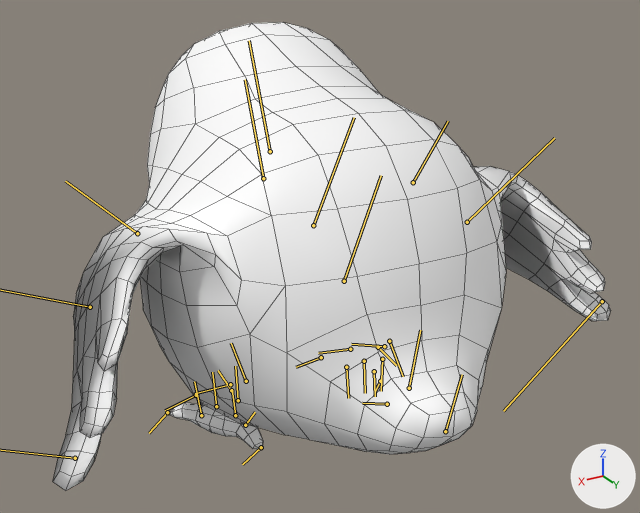
Renders of the FBX model UOP1_Project/Assets/Art/Characters/PhoenixChick/Animation/PhoenixChick_Idle.fbx from each side of a commit.
The view is the same before and after, from a camera (50 mm lens) standing at (0.204, 0.34, 0.266) and looking at (0.002, 0.002, 0.097). Lighting does not change. The marker at lower right points along +X, +Y and +Z. Both versions are drawn at frame 346 of the action 'Idle|BaseLayer'; the numbers are the values there. The bones that bend it are drawn over the model as lines. Mesh edges are drawn as thin lines.

Names of what the first picture shows: 'phoenix_chick_LOW'.
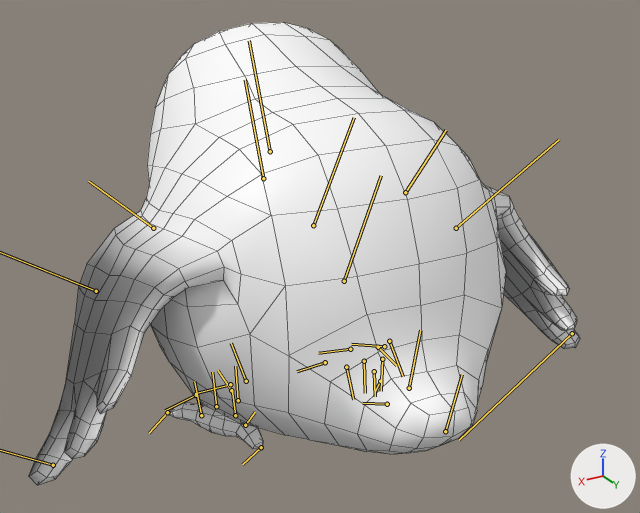
Where the change shows, as pixel boxes (x1, y1, x2, y2) in the pictures (640 x 513 px):
'phoenix_chick_LOW', posed: before (53, 22, 611, 491); after (29, 22, 580, 485)
bone 'LeftWing1', root to tip: before (137, 233) to (65, 181); after (153, 228) to (88, 181)
bone 'RightWing1', root to tip: before (413, 182) to (448, 121); after (405, 192) to (446, 130)
bone 'RightWing2', root to tip: before (467, 222) to (554, 138); after (456, 228) to (559, 139)
bone 'RightInToe', root to tip: before (346, 367) to (348, 398); after (346, 367) to (353, 399)

The change in detail:
Bone 'LeftWing1' (bone_leftwing1) moves from (0.0, 0.0, 0.0) to (-0.77, 0.07, 0.22).
Bone 'LeftWing1' (bone_leftwing1) turns from (-7, 24, -45) to (-20, -2, -40) degrees about its own x, y and z.
Bone 'LeftWing2' (bone_leftwing2) turns from (27, -6, -5) to (19, 1, 1) degrees about its own x, y and z.
Bone 'RightWing1' (bone_rightwing1) moves from (0.0, 0.0, 0.0) to (-0.46, -0.49, -0.15).
Bone 'RightWing1' (bone_rightwing1) turns from (8, -25, -42) to (18, -17, -38) degrees about its own x, y and z.
Bone 'RightWing2' (bone_rightwing2) turns from (-25, 4, -7) to (-25, 3, -10) degrees about its own x, y and z.
Bone 'RightInToe' (bone_rightintoe) turns from (0, 0, 0) to (0, 6, -12) degrees about its own x, y and z.
